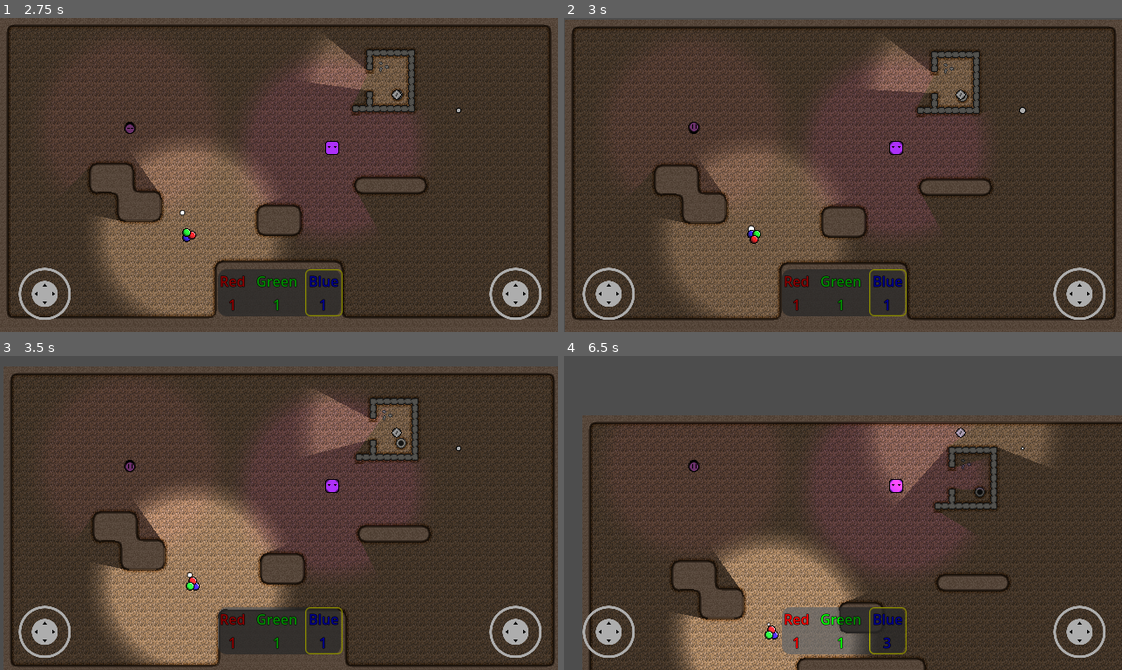
Above: before the commit, frames 1-4 (two rows, left to right).
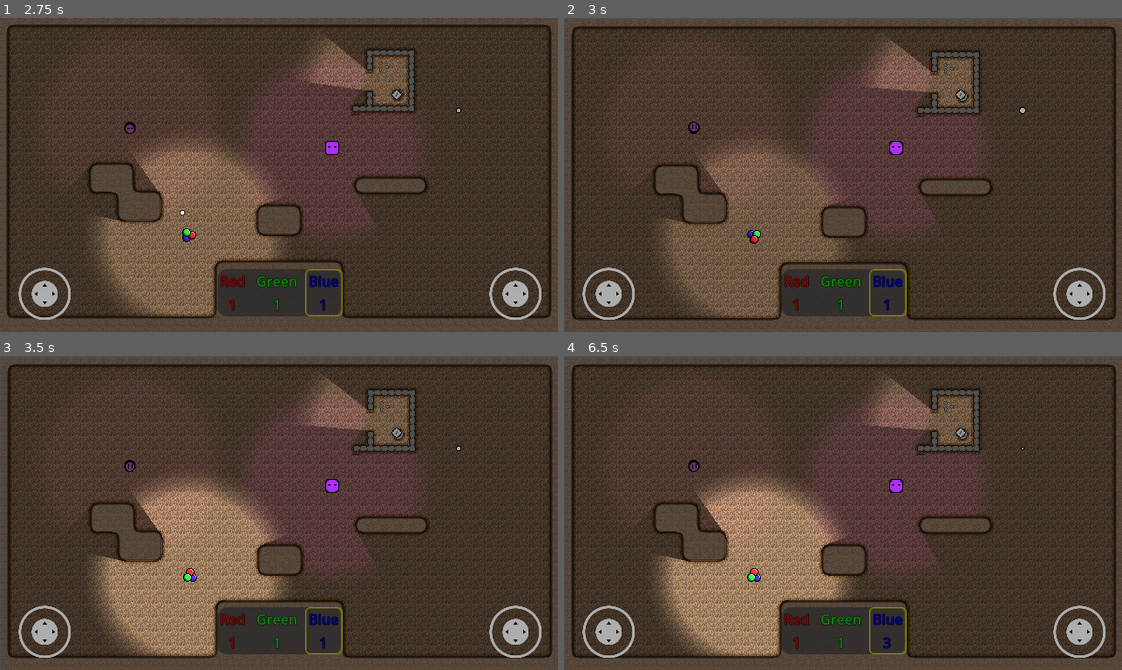
Above: after the commit, the same moments.

Repository: Degenerate-Games/shadows-below
Game: Godot game, scene res://scenes/levels/sprite_Test.tscn
Same seed, same stepped clock (60 frames per second), same inputs: the game is played once before the commit and once after it. This scene is started directly instead of the project's main scene.
Inputs (mouse positions are in pixels of both pictures, inside the frame that each line leads up to):
- Up to frame 1 (2.75 s): move the mouse to (251, 237) at 0.52 s; hold I (mixing_ui_up) 0.53-1.25 s; click (251, 237) at 0.67 s; drag from (446, 222) to (189, 234) at 1.27 s; move the mouse to (111, 127) at 2.02 s; hold J (mixing_ui_left) from 2.03 s (still down)
- Up to frame 2 (3 s): release J (mixing_ui_left) at 2.75 s; drag from (870, 175) to (960, 93) at 2.77 s
- Up to frame 3 (3.5 s): no input
- Up to frame 4 (6.5 s): move the mouse to (759, 434) at 3.52 s; hold K (mixing_ui_down) 3.53-4.25 s; drag from (965, 497) to (759, 594) at 4.27 s; move the mouse to (731, 528) at 5.02 s; hold I (mixing_ui_up) 5.03-5.75 s; click (731, 528) at 5.17 s; drag from (898, 443) to (731, 528) at 5.77 s

Frame 1 is identical in both runs. In frame 2, 0.1% of the frame differs, in the area x 18-74%, y 6-96%; in frame 3, 29%; in frame 4, 48%, in the area x 0-100%, y 0-100%.

Commit message:
Move the players health to a different resource and add the ability to handle shadow collection

Diff:
--- a/scripts/player.gd
+++ b/scripts/player.gd
@@ -5,6 +5,7 @@
 @export var acceleration: float = 1500 ## The rate at which the player can speed up
 @export var friction: float = 600 ## The rate at which the player slows down
 @export var aura_pulse_speed: float = .5 ## How many times per second the aura will pulse
+@export var max_health: float = 3 ## The maximum health the player can have
 
 var animation_controller: AnimatedSprite2D
 var aura: PointLight2D
@@ -13,6 +14,9 @@
 var affected_enemies: Array[Node2D]
 var affected_interactables: Array[Node2D]
 var base_aura_energy: float
+var health: float
+
+signal shadow_collected
 
 # Called when the node enters the scene tree for the first time.
 func _ready():
@@ -24,6 +28,7 @@
 	base_aura_energy = aura.energy
 	affected_enemies = []
 	affected_interactables = []
+	health = max_health
 
 # Called every frame. 'delta' is the elapsed time since the previous frame.
 func _process(_delta):
@@ -68,31 +73,27 @@
 		if interactable_color.r <= aura.color.r and interactable_color.g <= aura.color.g and interactable_color.b <= aura.color.b:
 			interactable.interact()
 
-func take_damage(damage: int):
-	if not aura:
-		return
-	var red = aura.color.r
-	var green = aura.color.g
-	var blue = aura.color.b
-	var power_remaining = red.value + green.value + blue.value
-	# If damage would kill the player, destroy it
-	if damage > power_remaining:
-		queue_free()
-		return
-	# Otherwise, subtract the damage from a random color
-	var damage_remaining = damage
-	var colors = [red, green, blue]
-	colors.shuffle()
-	for color in colors:
-		if damage_remaining > color.value:
-			damage_remaining -= color.value
-			color.value = 0
-		else:
-			color.value -= damage_remaining
-			damage_remaining = 0
-			break
-	handle_color_change(Color(red.value, green.value, blue.value))
-	# TODO:Update the UI to reflect the new color
+func take_damage(damage: float):
+	health -= damage
+
+func collect(item):
+	match item.collectible_type:
+		Global.COLLECTIBLE_TYPE.SHADOW:
+			handle_shadow_collected(item)
+		Global.COLLECTIBLE_TYPE.HEALTH:
+			handle_health_collected(item)
+		Global.COLLECTIBLE_TYPE.POWERUP:
+			handle_powerup_collected(item)
+
+func handle_shadow_collected(_item):
+	shadow_collected.emit()
+	pass
+
+func handle_health_collected(_item):
+	pass
+
+func handle_powerup_collected(_item):
+	pass
 
 func _on_area_2d_body_entered(body):
 	if body.has_method("take_damage"):
